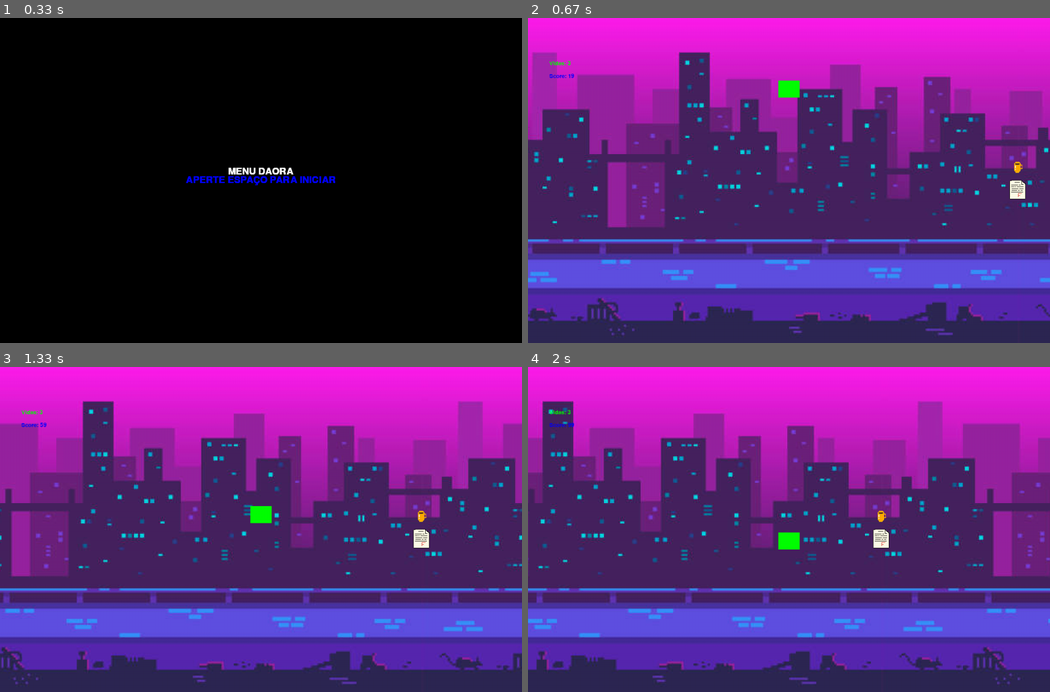
Above: before the commit, frames 1-4 (two rows, left to right).
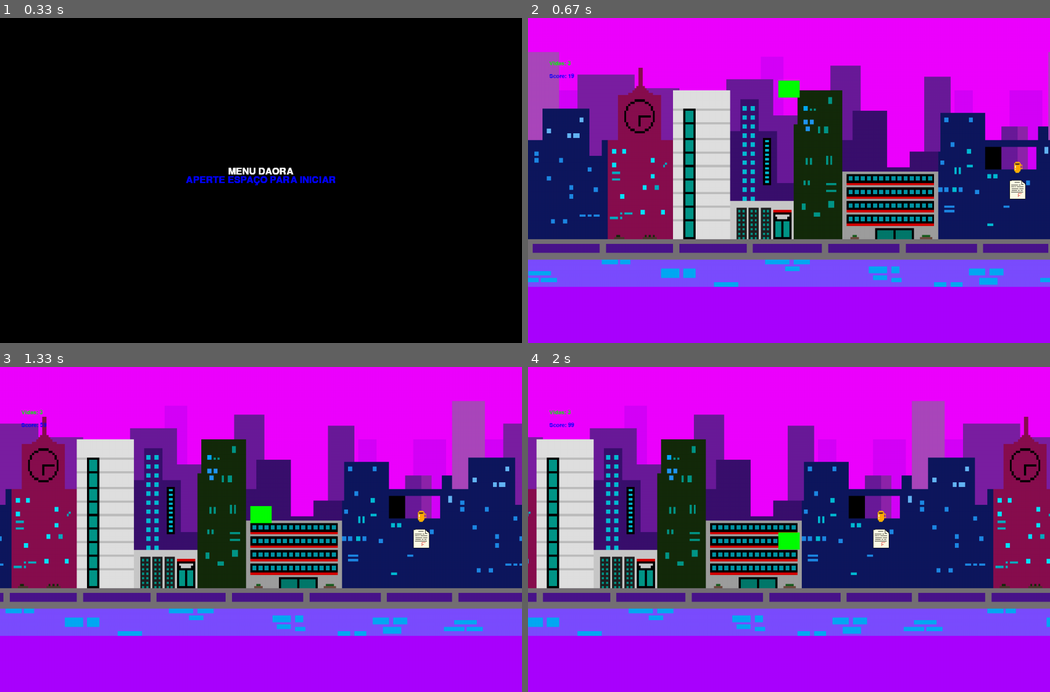
Above: after the commit, the same moments.

Repository: pedrofracassi/insper-dessoft-projeto-final
Game: pygame game, started from main.py
Same seed, same stepped clock (60 frames per second), same inputs: the game is played once before the commit and once after it.
Inputs:
- Up to frame 1 (0.33 s): no input
- Up to frame 2 (0.67 s): tap Space at 0.33 s
- Up to frame 3 (1.33 s): no input
- Up to frame 4 (2 s): no input

Frame 1 is identical in both runs. In frame 2, 95% of the frame differs, in the area x 0-100%, y 0-100%; in frame 3, 96%; in frame 4, 95%.

Commit message:
pngfundo

Diff:
--- a/sprites/Background.py
+++ b/sprites/Background.py
@@ -4,7 +4,7 @@
 class Background (pygame.sprite.Sprite):
   def __init__(self, x_inicial = 0):
     pygame.sprite.Sprite.__init__(self)
-    self.image = pygame.transform.scale(pygame.image.load('./assets/background.jpg').convert(), (WIDTH, HEIGHT))
+    self.image = pygame.transform.scale(pygame.image.load('./assets/fundo.png').convert(), (WIDTH, HEIGHT))
     self.rect = self.image.get_rect()
     self.rect.x = x_inicial
     self.speedx = -4
Binary file added: assets/fundo.png
